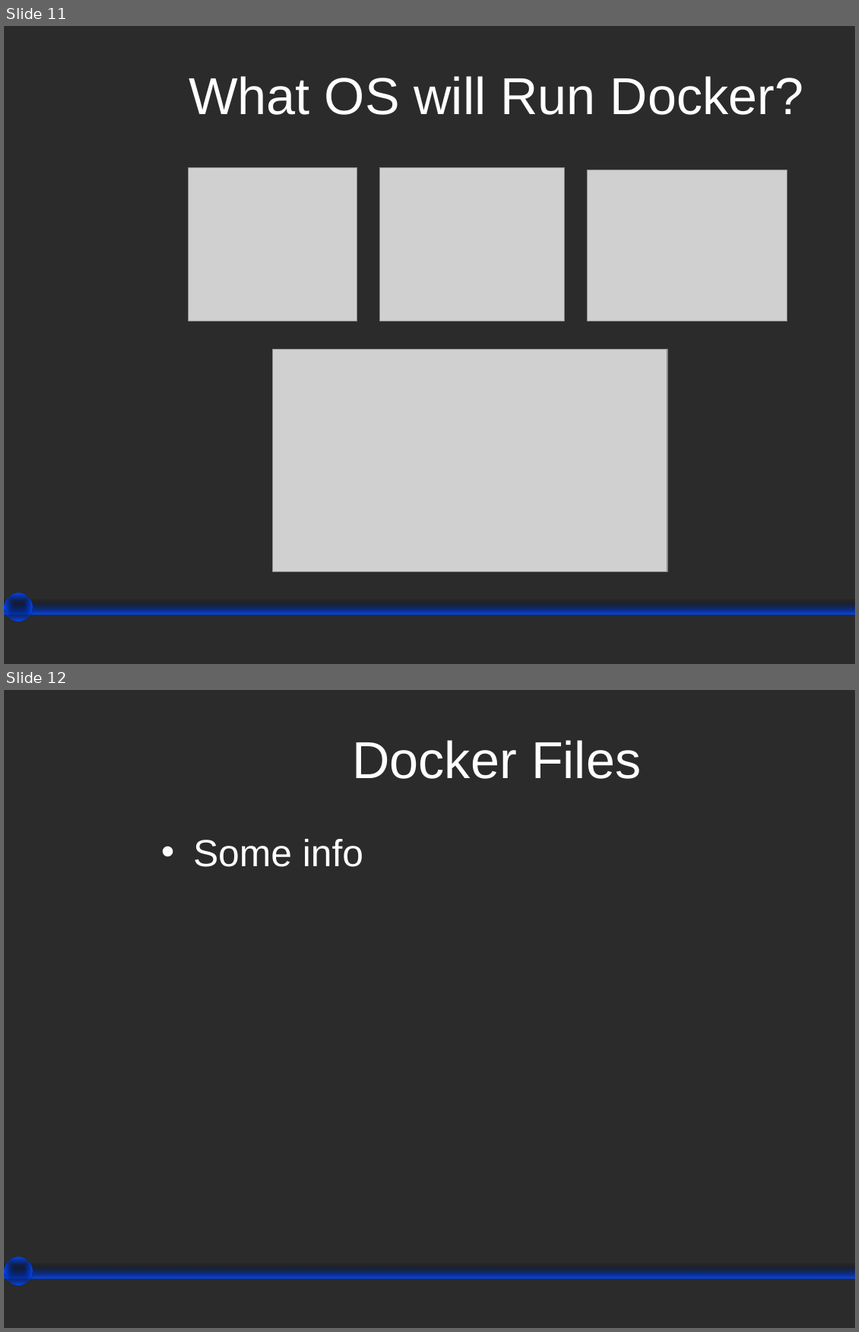
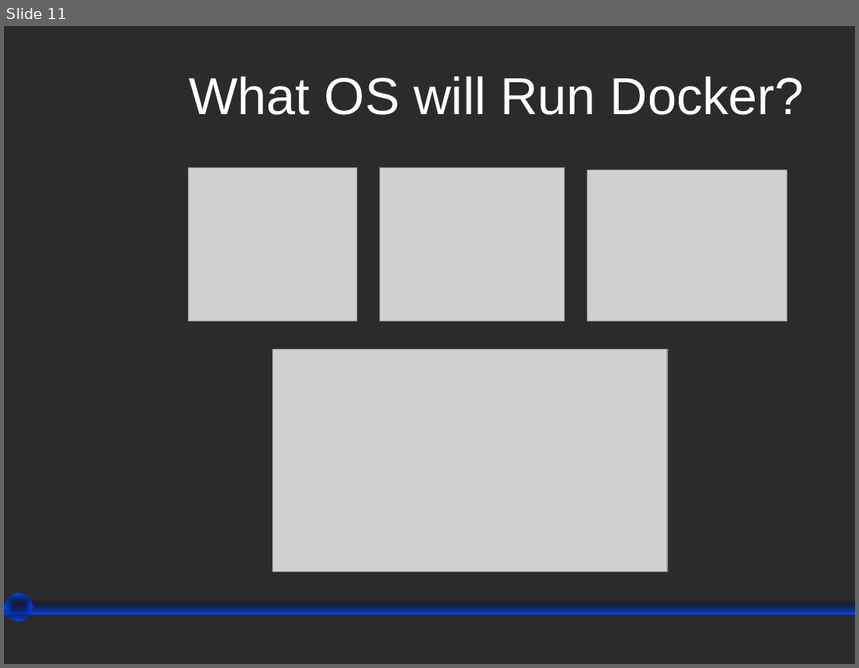
Before and after one commit to wesreisz/cis411-lightningTalks, a slide deck: TylerLutz_Docker_LighteningTalk.ppt. Shown one above the other, each under a label of ours: slides 11 and 12 before the commit, slide 11 after it. The pictures are 859x1332 and 859x668 pixels, drawn with LibreOffice and Linux fonts; fonts in the diff are those of the drawing; grey boxes stand for pictures; background and template pictures are left out; a plain dark background stands for a picture behind light text. Boxes give left, top, right and bottom in pixels: in the first picture for what was removed or moved away, otherwise in the second. Text is boxed around its words. In the diff, an @@ line names an element or a change of style, - is before the commit and + after.

```diff
--- a/TylerLutz_Docker_LighteningTalk.ppt
+++ b/TylerLutz_Docker_LighteningTalk.ppt
@@ slide 12 removed at (4, 690, 855, 1328), background picture (left out) @@
@@ title removed at (352, 740, 641, 779) @@
-Docker Files
@@ text removed at (193, 839, 363, 867) @@
-• Some info
@@ ellipse removed at (4, 1258, 32, 1286) @@
@@ rectangle removed at (4, 1265, 855, 1279) @@
```
Also in this commit, not shown: 1 slide added.
